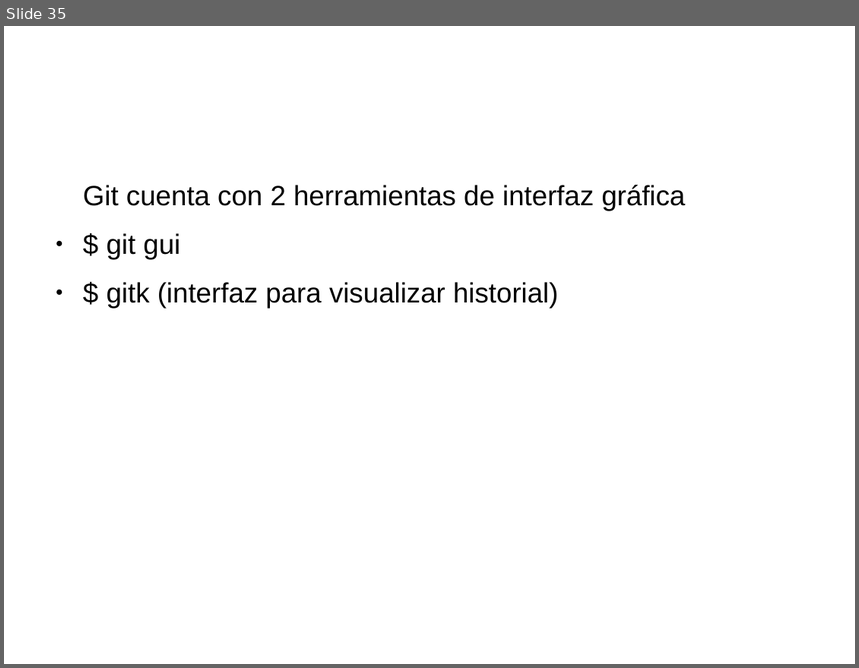
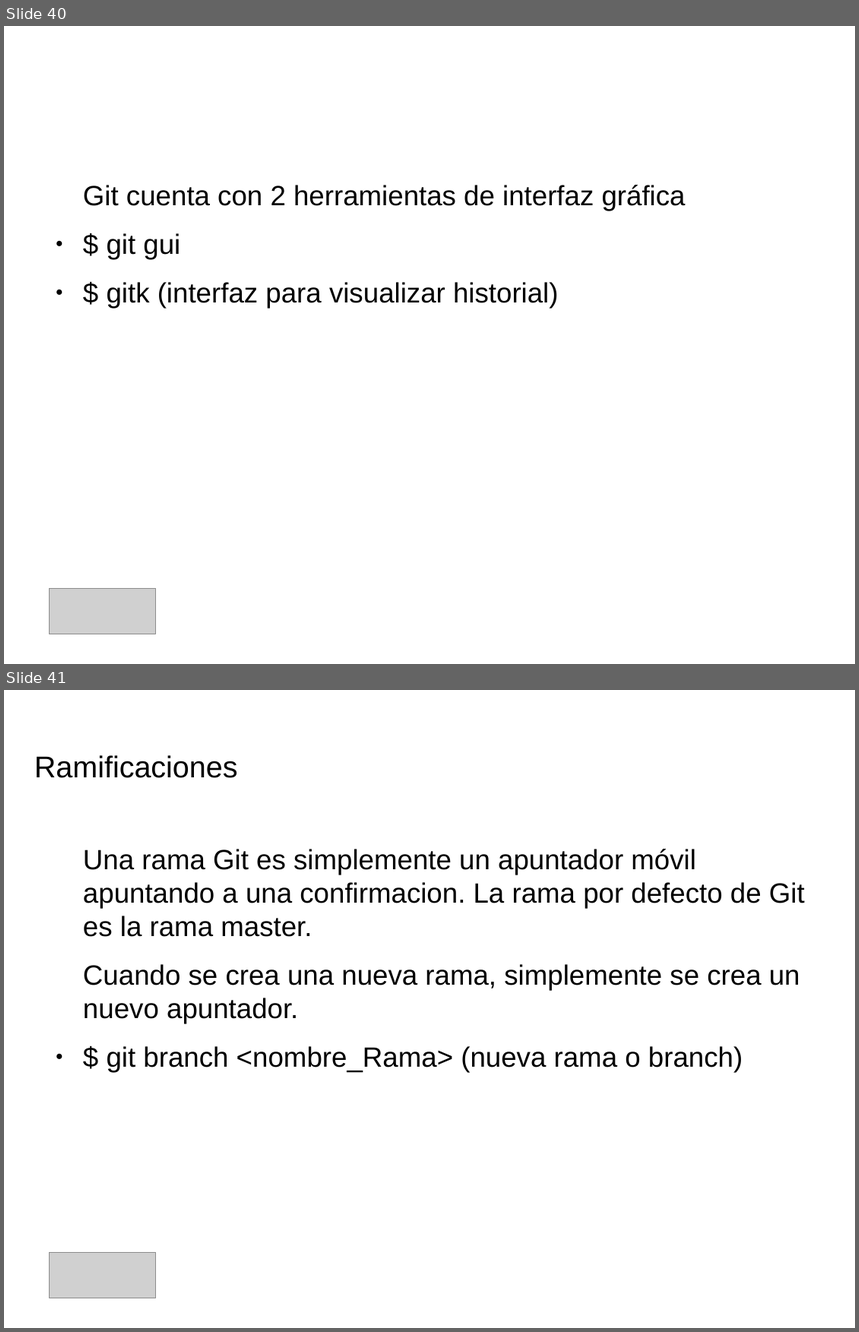
Before and after one commit to IllanPedro/Hardware, a slide deck: CursoGIT,GITHUB,SOURCETREE/Precentacion_Git.odp. Shown one above the other, each under a label of ours: slide 35 before the commit, slides 40 and 41 after it. The pictures are 859x668 and 859x1332 pixels, drawn with LibreOffice and Linux fonts; fonts in the diff are those of the drawing; grey boxes stand for pictures; background and template pictures are left out. Boxes give left, top, right and bottom in pixels: in the first picture for what was removed or moved away, otherwise in the second. Text is boxed around its words. In the diff, an @@ line names an element or a change of style, - is before the commit and + after.

Commit message:
commit para cambiar de branch

```diff
--- a/CursoGIT,GITHUB,SOURCETREE/Precentacion_Git.odp
+++ b/CursoGIT,GITHUB,SOURCETREE/Precentacion_Git.odp
@@ slide 41 added at box(4, 690, 855, 1328), background picture (left out) @@
@@ title added at box(34, 755, 238, 778), 28 pt, text #000000 @@
+Ramificaciones
@@ text added at box(83, 849, 805, 1073), 26 pt, text #000000 @@
+Una rama Git es simplemente un apuntador móvil apuntando a una confirmacion. La rama por defecto de Git es la rama master.
+Cuando se crea una nueva rama, simplemente se crea un nuevo apuntador.
+● $ git branch <nombre_Rama> (nueva rama o branch)
@@ picture added at box(50, 1253, 156, 1300) @@
@@ what was slide 35 is now slide 40 @@
@@ slide 40 changed as well @@
@@ picture added at box(50, 588, 156, 635) @@
```
Also in this commit, not shown: 6 other slides changed, 10 other slides added, 1 slide removed, 1 other file.
